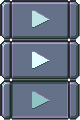
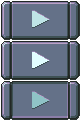
The second 80 x 120 image is a revision of the first. Changes to its layers:
painted on "Base" over [0, 0, 80, 120]
